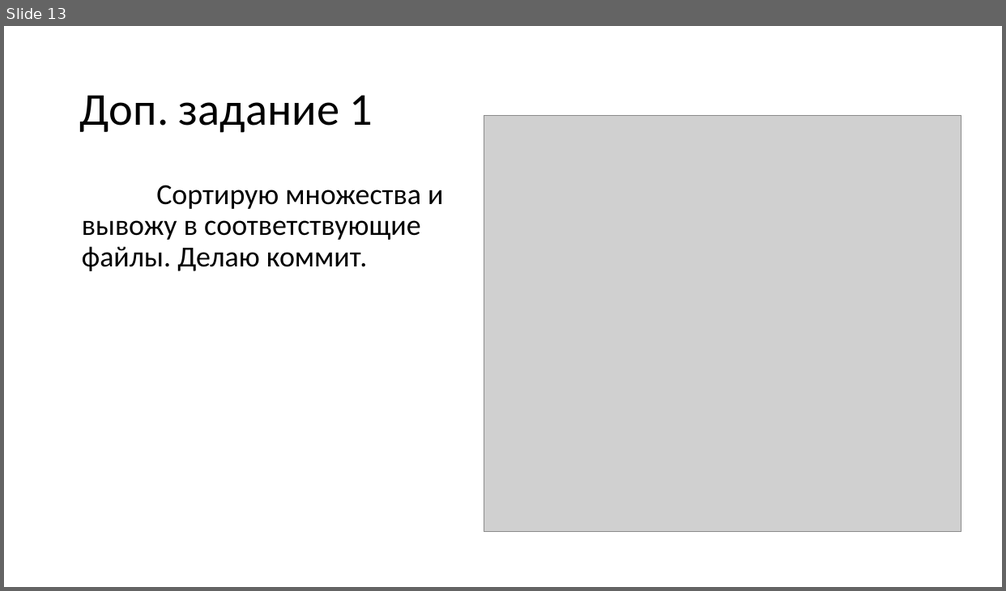
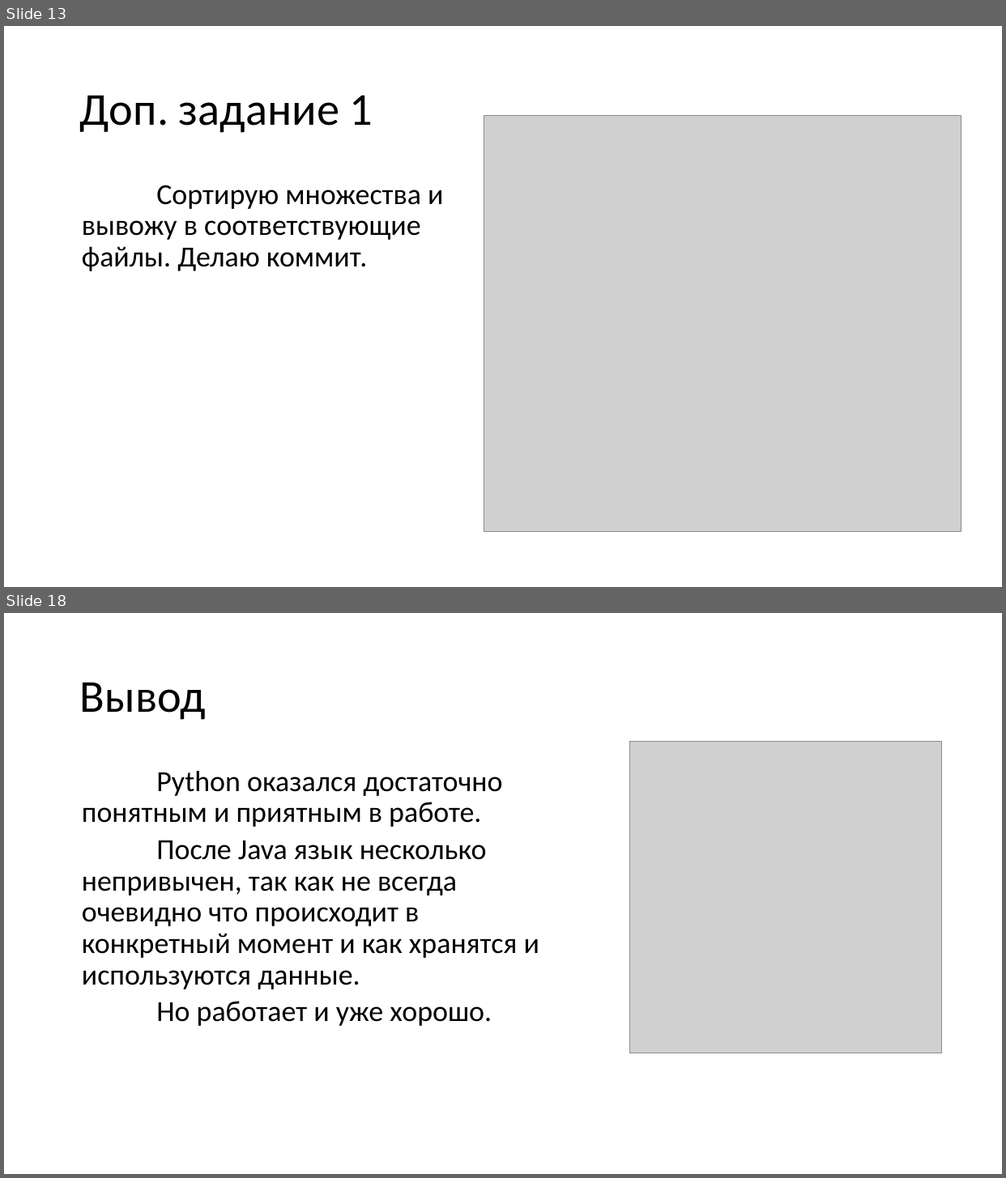
Before and after one commit to Stangenzirkel4/Lab-1, a slide deck: Отчет по лабораторной работе №1.pptx. Shown one above the other, each under a label of ours: slide 13 before the commit, slides 13 and 18 after it; the slides between them are not shown. The pictures are 1006x591 and 1006x1178 pixels, drawn with LibreOffice and Linux fonts; fonts in the diff are those of the drawing; grey boxes stand for pictures. Boxes give left, top, right and bottom in pixels: in the first picture for what was removed or moved away, otherwise in the second. Text is boxed around its words. In the diff, an @@ line names an element or a change of style, - is before the commit and + after.

Commit message:
Added last lab report
Добавлен отчет по лабораторной работе (обновленный вариант)

```diff
--- a/Отчет по лабораторной работе №1.pptx
+++ b/Отчет по лабораторной работе №1.pptx
@@ slide 18 added at <box>4,613,1002,1174</box>, background #FFFFFF @@
@@ title added at <box>80,682,206,720</box>, 44 pt, text #000000 @@
+Вывод
@@ picture added at <box>630,742,942,1054</box> @@
@@ text added at <box>82,771,539,1026</box>, 28 pt, text #000000 @@
+  Python оказался достаточно понятным и приятным в работе.
+  После Java язык несколько непривычен, так как не всегда очевидно что происходит в конкретный момент и как хранятся и используются данные.
+  Но работает и уже хорошо.
```
Also in this commit, not shown: 1 slide changed, 3 other slides added, 1 slide removed.
